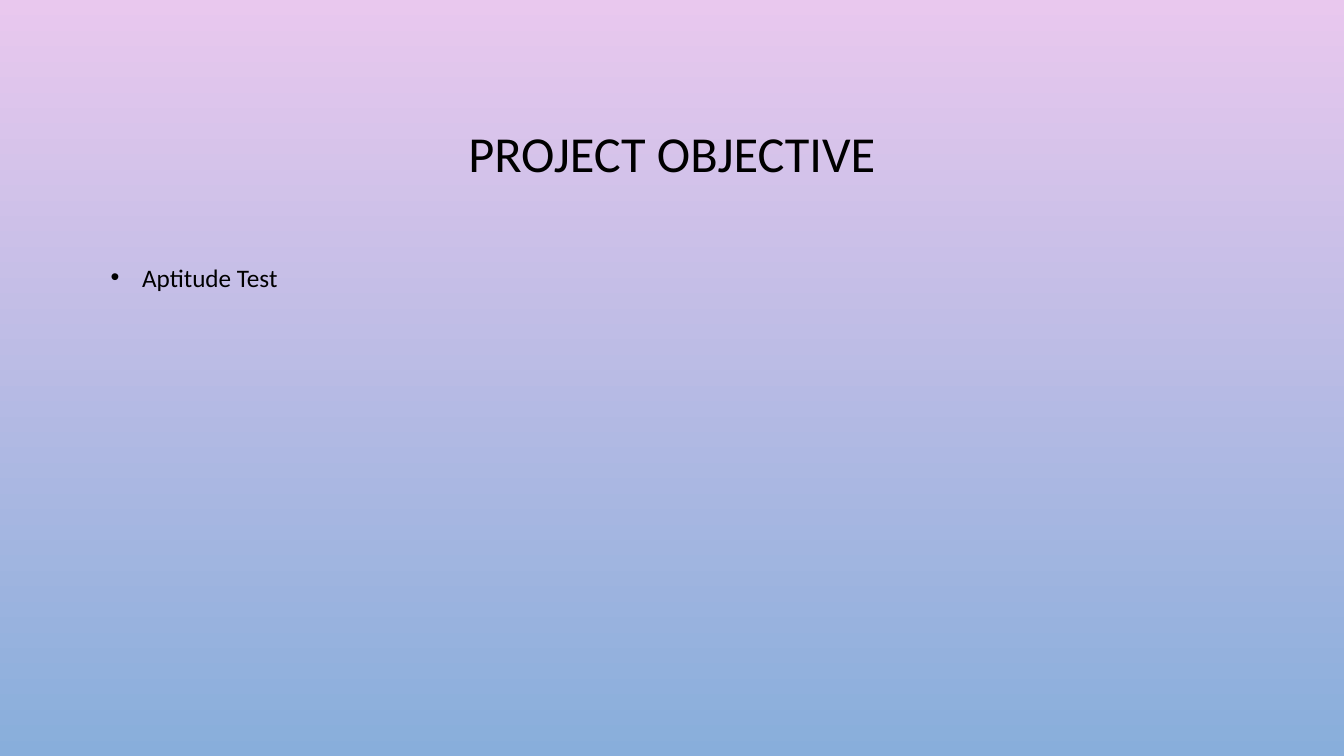
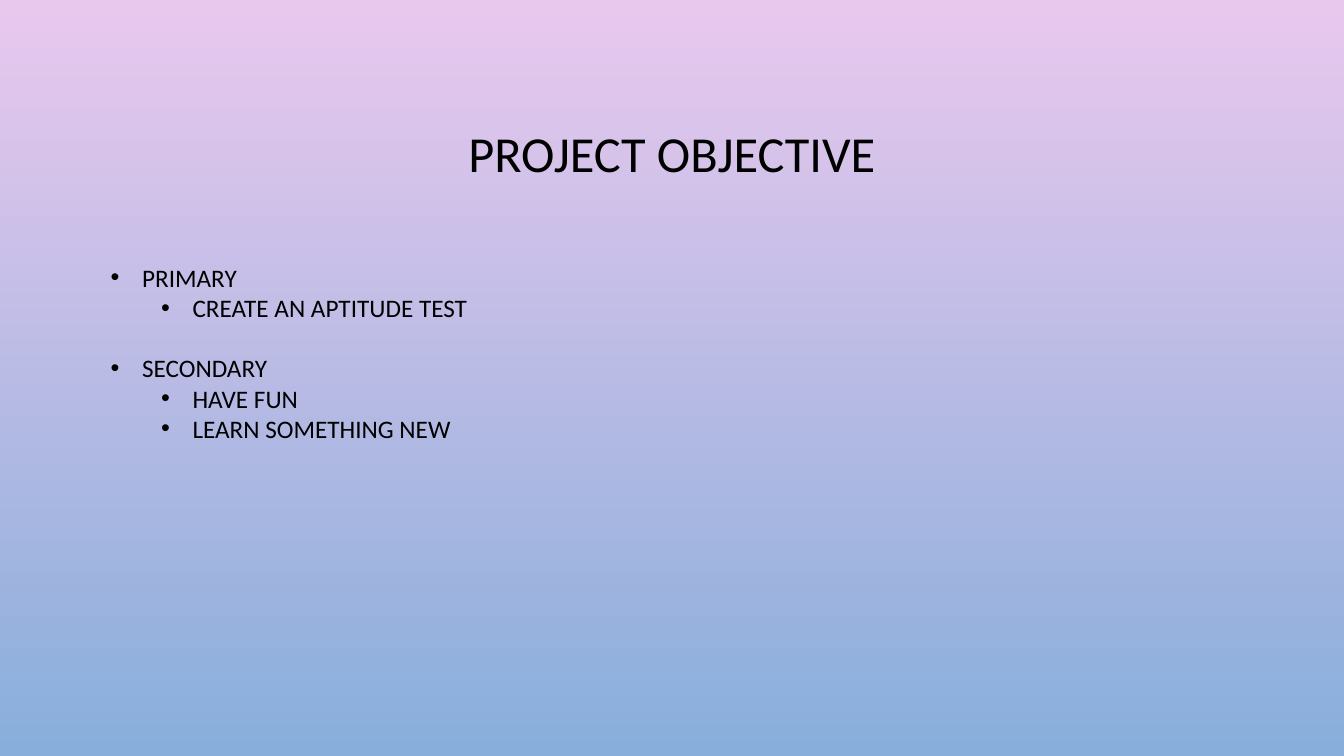
Before and after one commit to abrievanaardt/smalltalk, a slide deck: slide 2 of Documentation/smalltalk.pptx. Drawn at 1344x756 pixels with LibreOffice and Linux fonts; fonts in the diff are those of the drawing; background and template pictures are left out. Boxes give left, top, right and bottom in pixels: in the first picture for what was removed or moved away, otherwise in the second. Text is boxed around its words. In the diff, an @@ line names an element or a change of style, - is before the commit and + after.

```diff
--- a/Documentation/smalltalk.pptx
+++ b/Documentation/smalltalk.pptx
@@ text at (x1=142, y1=271, x2=467, y2=438): text changed @@
-• Aptitude Test
+• PRIMARY
+  • CREATE AN APTITUDE TEST
+• SECONDARY
+  • HAVE FUN
+  • LEARN SOMETHING NEW
```
Also in this commit, not shown: 9 other slides changed, 2 slides added, 2 slides removed.
